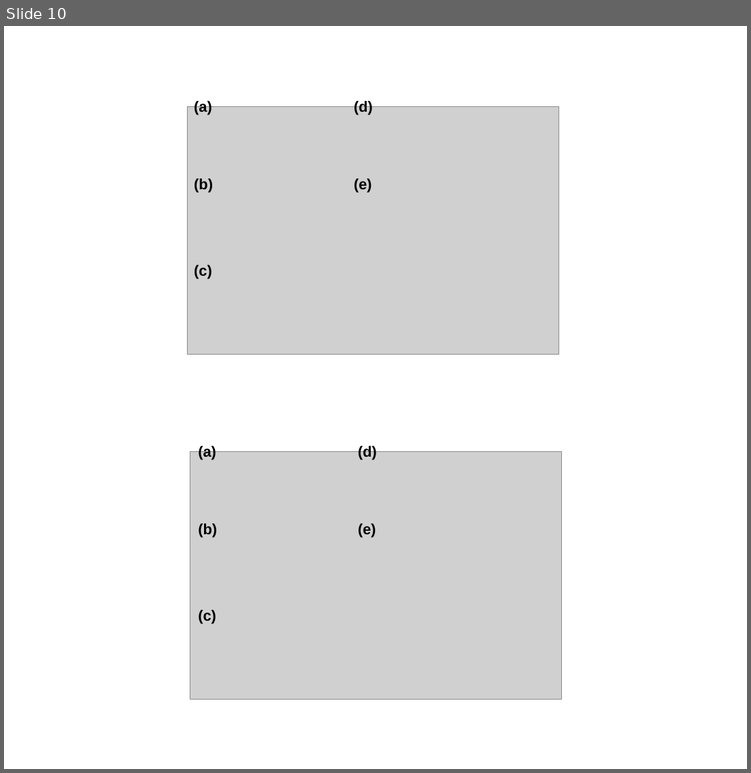
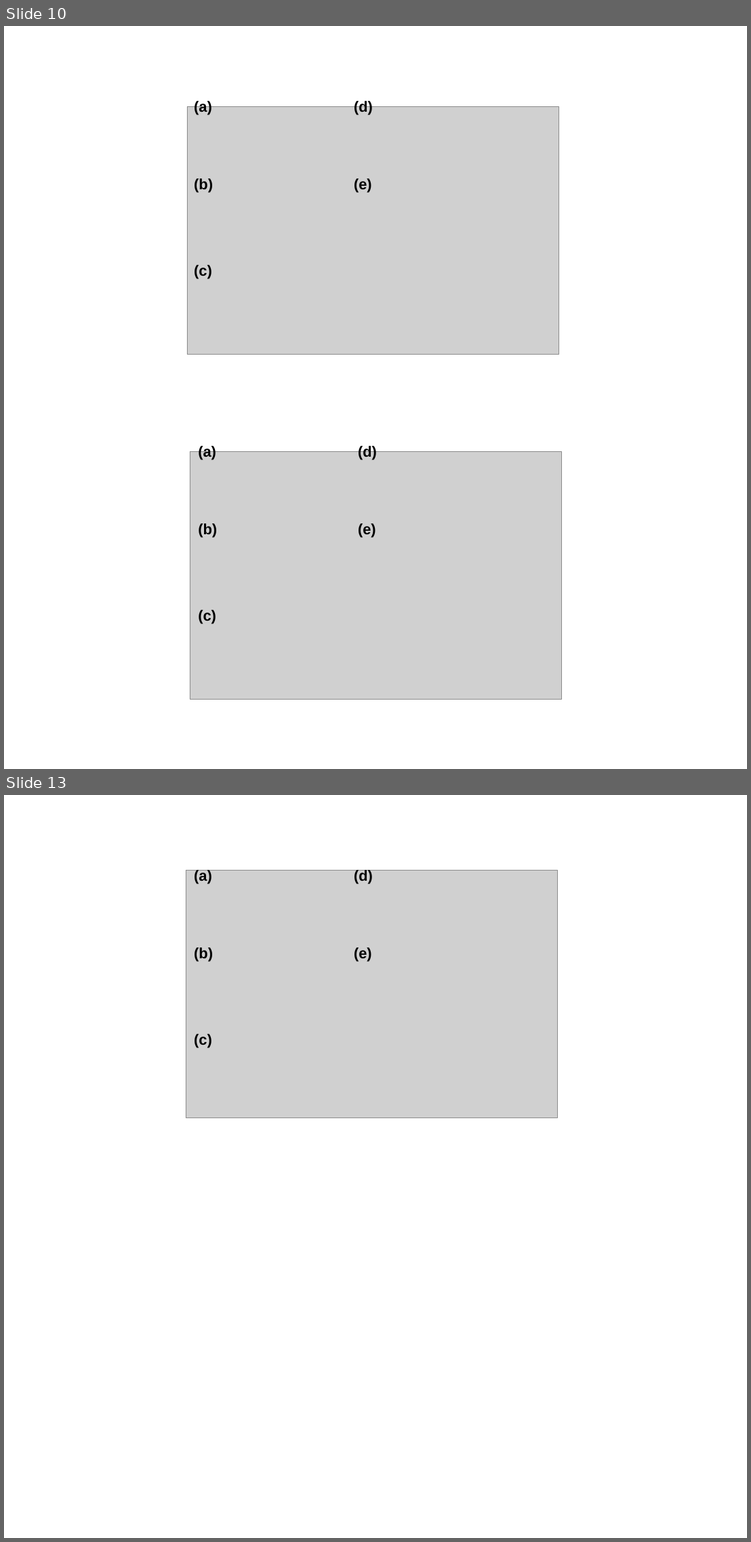
Before and after one commit to jon-mah/sample_size_demography, a slide deck: Summary/figures.pptx. Shown one above the other, each under a label of ours: slide 10 before the commit, slides 10 and 13 after it; the slides between them are not shown. The pictures are 751x773 and 751x1542 pixels, drawn with LibreOffice and Linux fonts; fonts in the diff are those of the drawing; grey boxes stand for pictures. Boxes give left, top, right and bottom in pixels: in the first picture for what was removed or moved away, otherwise in the second. Text is boxed around its words. In the diff, an @@ line names an element or a change of style, - is before the commit and + after.

```diff
--- a/Summary/figures.pptx
+++ b/Summary/figures.pptx
@@ slide 13 added at [4,795,747,1538], background #FFFFFF @@
@@ picture added at [186,870,557,1117] @@
@@ text added at [194,868,212,883], 36 pt, text #000000, bold @@
+(a)
@@ text added at [354,868,373,883], 36 pt, text #000000, bold @@
+(d)
@@ text added at [194,947,213,962], 36 pt, text #000000, bold @@
+(b)
@@ text added at [354,947,372,962], 36 pt, text #000000, bold @@
+(e)
@@ text added at [194,1034,212,1048], 36 pt, text #000000, bold @@
+(c)
```
Also in this commit, not shown: 1 slide changed, 4 other slides added, 51 other files.
